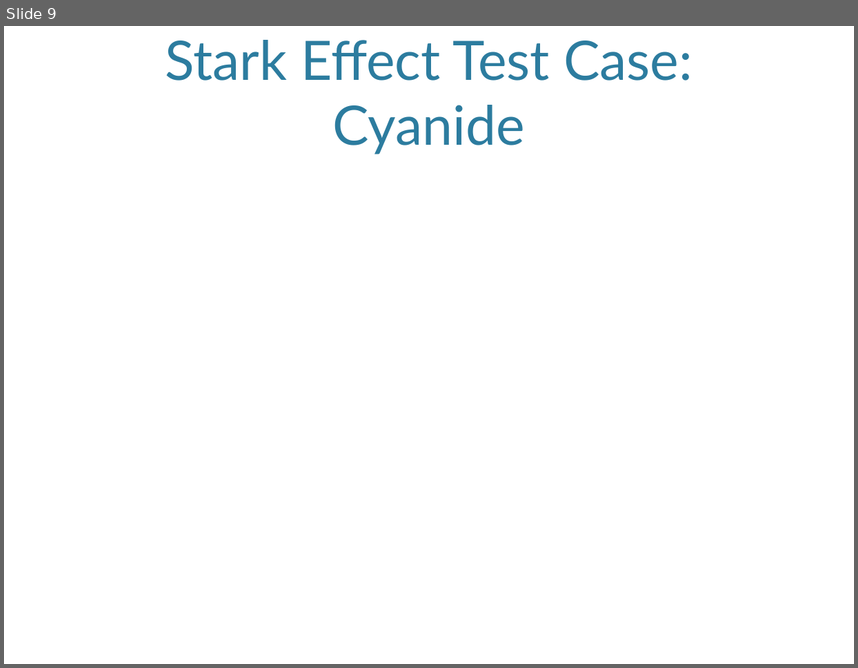
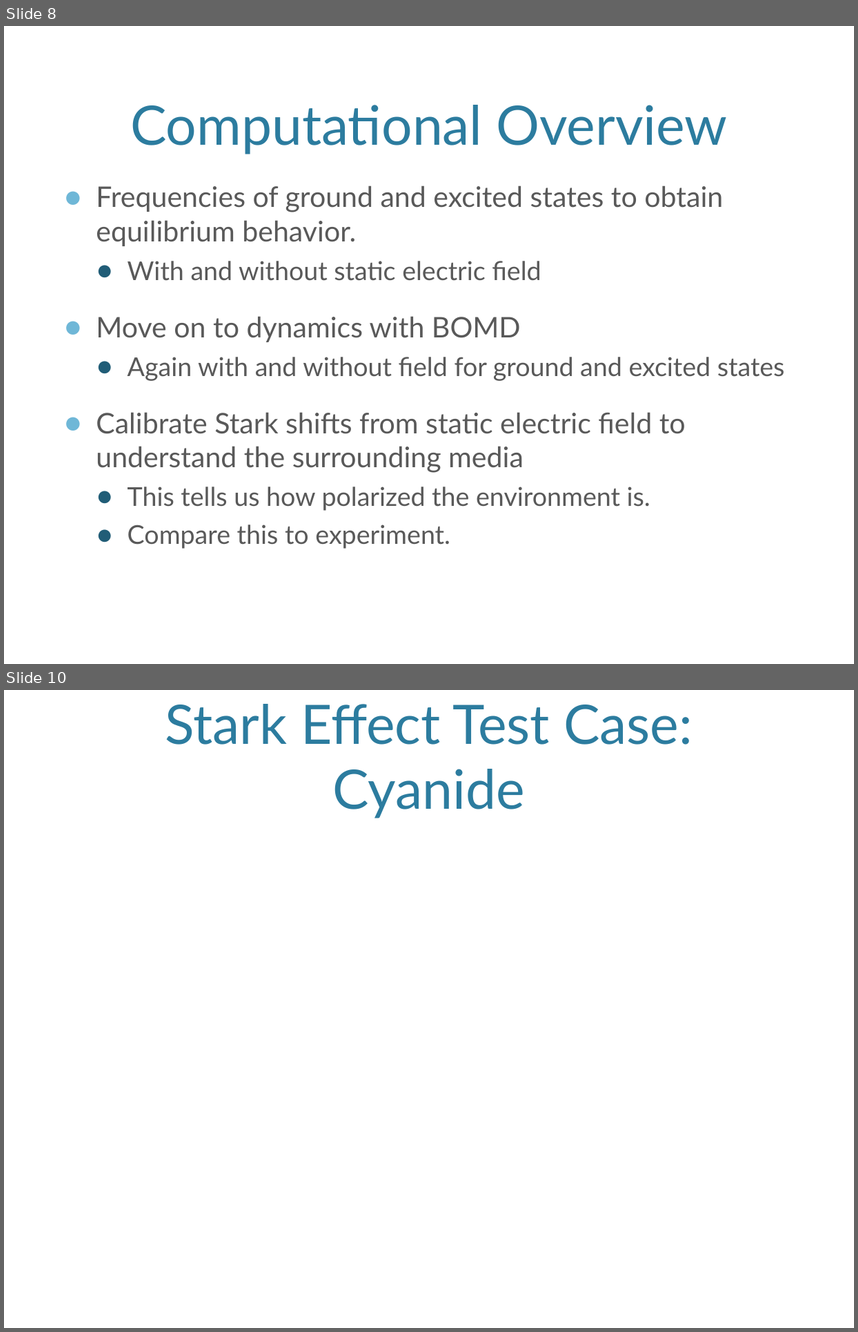
Before and after one commit to jjradler/565projectSp16, a slide deck: 565Presentation.pptx. Shown one above the other, each under a label of ours: slide 9 before the commit, slides 8 and 10 after it; the slides between them are not shown. The pictures are 858x668 and 858x1332 pixels, drawn with LibreOffice and Linux fonts; fonts in the diff are those of the drawing; background and template pictures are left out. Boxes give left, top, right and bottom in pixels: in the first picture for what was removed or moved away, otherwise in the second. Text is boxed around its words. In the diff, an @@ line names an element or a change of style, - is before the commit and + after.

```diff
--- a/565Presentation.pptx
+++ b/565Presentation.pptx
@@ slide 8 added at (4,26,854,664), background picture (left out) @@
@@ title added at (130,105,728,154), 46 pt, text #2C7C9F @@
+Computational Overview
@@ text added at (96,185,785,548), 24 pt, text #595959 @@
+● Frequencies of ground and excited states to obtain equilibrium behavior.
+  ● With and without static electric field
+● Move on to dynamics with BOMD
+  ● Again with and without field for ground and excited states
+● Calibrate Stark shifts from static electric field to understand the surrounding media
+  ● This tells us how polarized the environment is.
+  ● Compare this to experiment.
@@ what was slide 9 is now slide 10 @@
```
Also in this commit, not shown: 3 slides changed, 1 other slide added.
